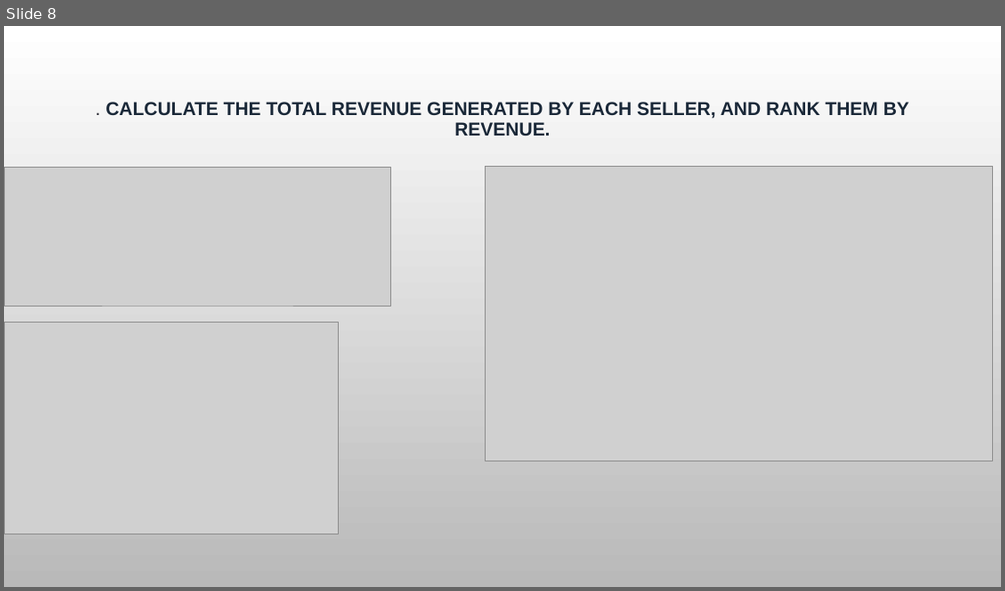
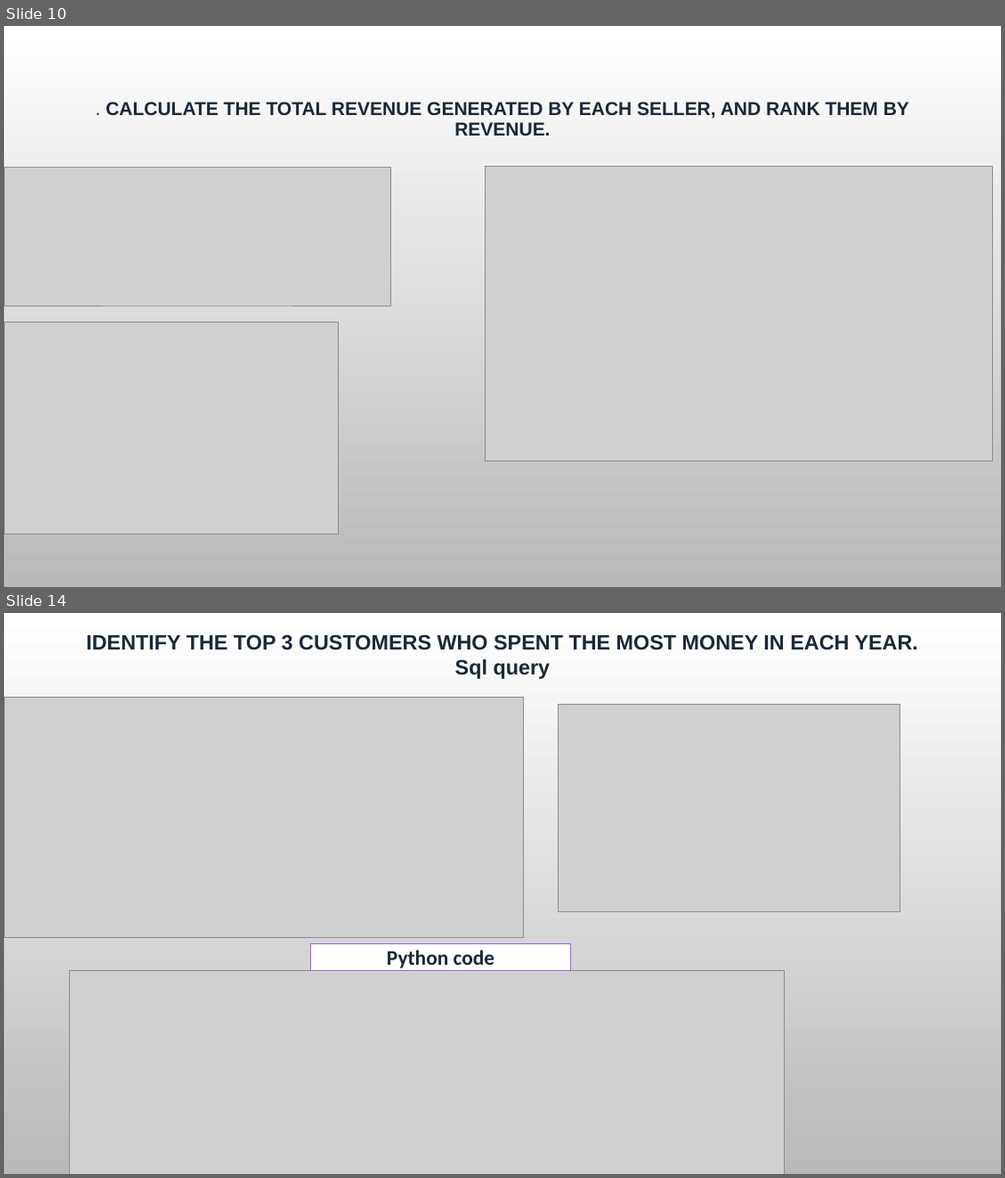
Before and after one commit to priyanshusingh05may-dev/project-_3_python_and_sql-, a slide deck: Navigating the Future of Online Shopping.pptx. Shown one above the other, each under a label of ours: slide 8 before the commit, slides 10 and 14 after it; the slides between them are not shown. The pictures are 1005x591 and 1005x1178 pixels, drawn with LibreOffice and Linux fonts; fonts in the diff are those of the drawing; grey boxes stand for pictures; background and template pictures are left out. Boxes give left, top, right and bottom in pixels: in the first picture for what was removed or moved away, otherwise in the second. Text is boxed around its words. In the diff, an @@ line names an element or a change of style, - is before the commit and + after.

```diff
--- a/Navigating the Future of Online Shopping.pptx
+++ b/Navigating the Future of Online Shopping.pptx
@@ slide 14 added at box(4, 613, 1001, 1174), background picture (left out) @@
@@ text added at box(86, 634, 918, 679), 20 pt, text #1A2839, bold @@
+IDENTIFY THE TOP 3 CUSTOMERS WHO SPENT THE MOST MONEY IN EACH YEAR.
+Sql query
@@ picture added at box(4, 698, 523, 937) @@
@@ picture added at box(558, 705, 900, 911) @@
@@ rectangle added at box(310, 943, 571, 971), fill #FFFFFF, outline #A35DD1 1.25 pt, 20 pt, text #1A2839, bold @@
+Python code
@@ picture added at box(70, 971, 784, 1174) @@
@@ what was slide 8 is now slide 10 @@
```
Also in this commit, not shown: 5 slides changed, 3 other slides added, 1 other file.
